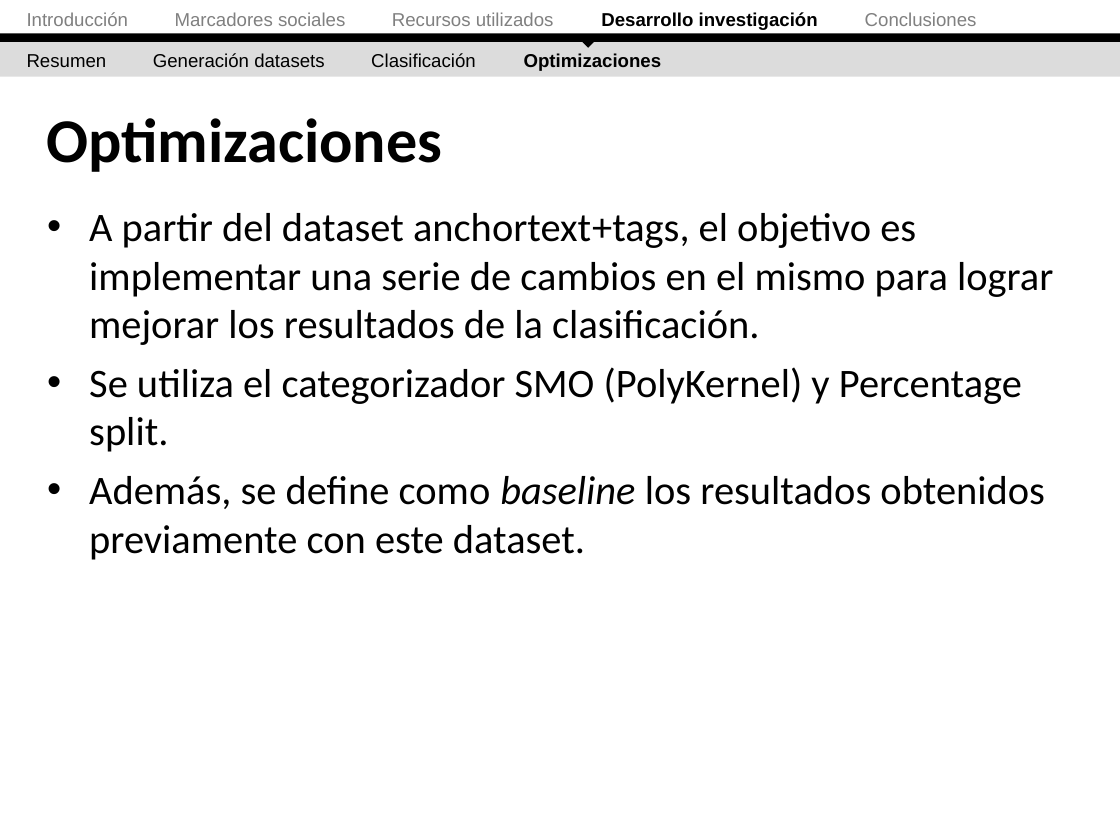
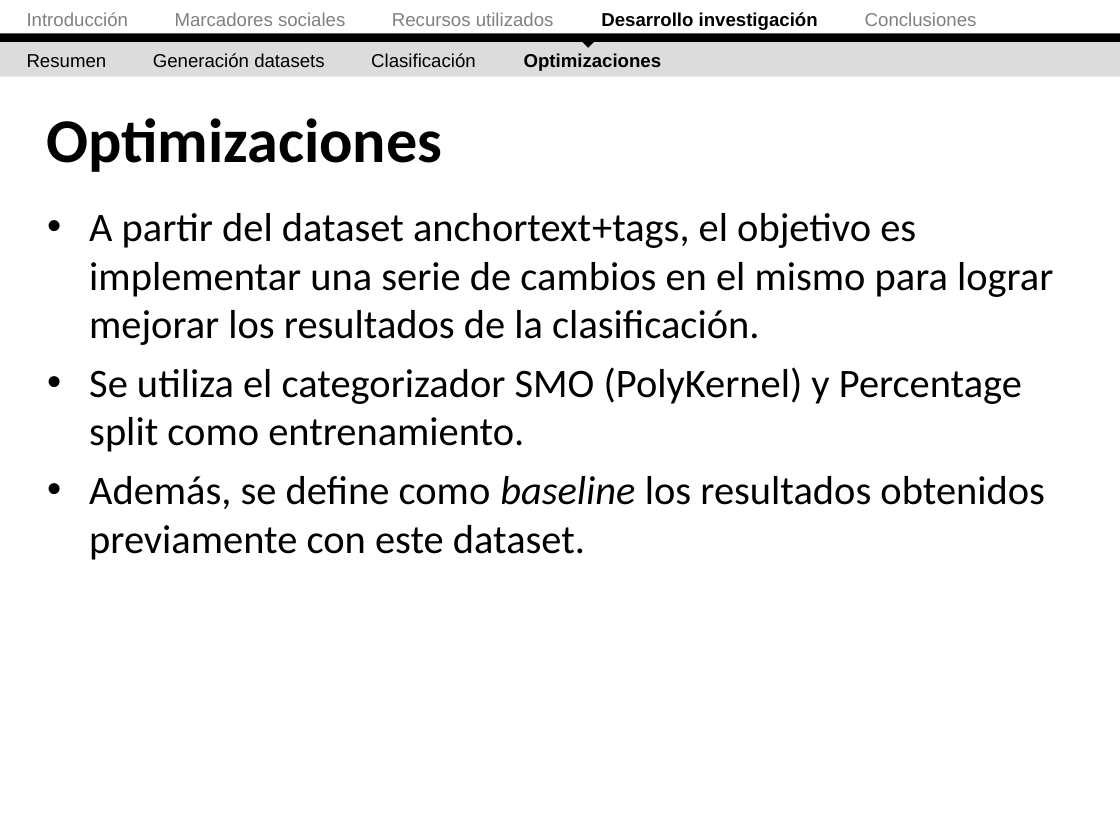
Before and after one commit to ak907kenai/nicotournetesis, a slide deck: slide 44 of docs_trunk/Nicolás Tourné - Presentación Tesis (v2).ppt (slide 45 before the commit). Drawn at 1120x840 pixels with LibreOffice and Linux fonts; fonts in the diff are those of the drawing. Boxes give left, top, right and bottom in pixels: in the first picture for what was removed or moved away, otherwise in the second. Text is boxed around its words. In the diff, an @@ line names an element or a change of style, - is before the commit and + after.

```diff
--- a/docs_trunk/Nicolás Tourné - Presentación Tesis (v2).ppt
+++ b/docs_trunk/Nicolás Tourné - Presentación Tesis (v2).ppt
@@ text at [89,367,1022,452]: text changed @@
-• Se utiliza el categorizador SMO (PolyKernel) y Percentage split.
+• Se utiliza el categorizador SMO (PolyKernel) y Percentage split como entrenamiento.
```
Also in this commit, not shown: 17 other slides changed, 1 slide removed, 1 other file.
